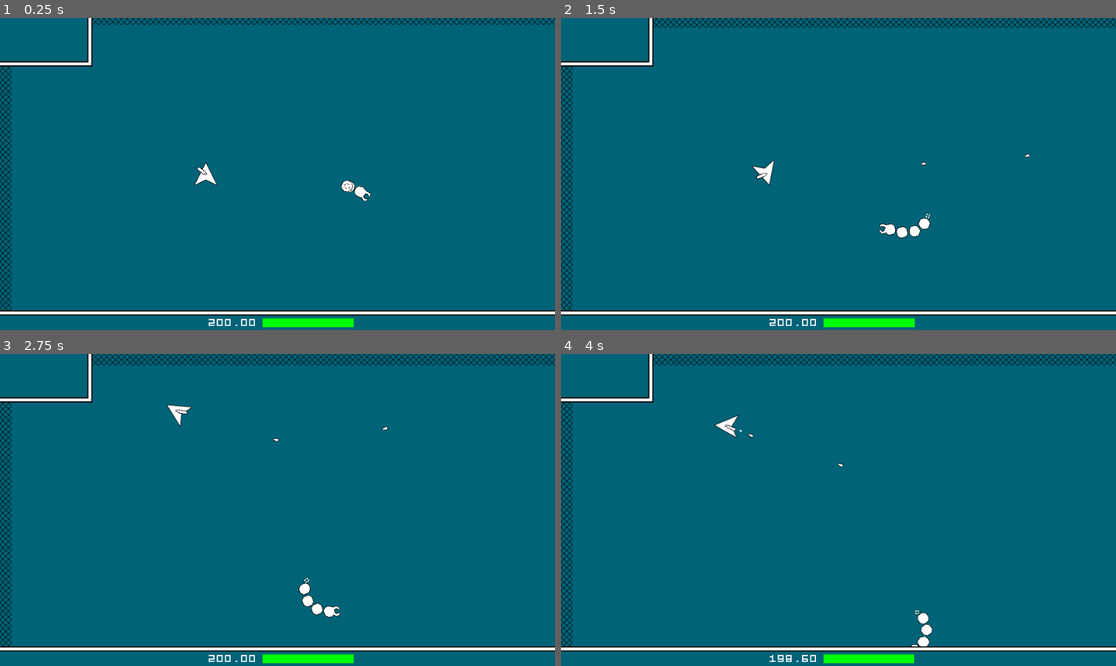
Above: before the commit, frames 1-4 (two rows, left to right).
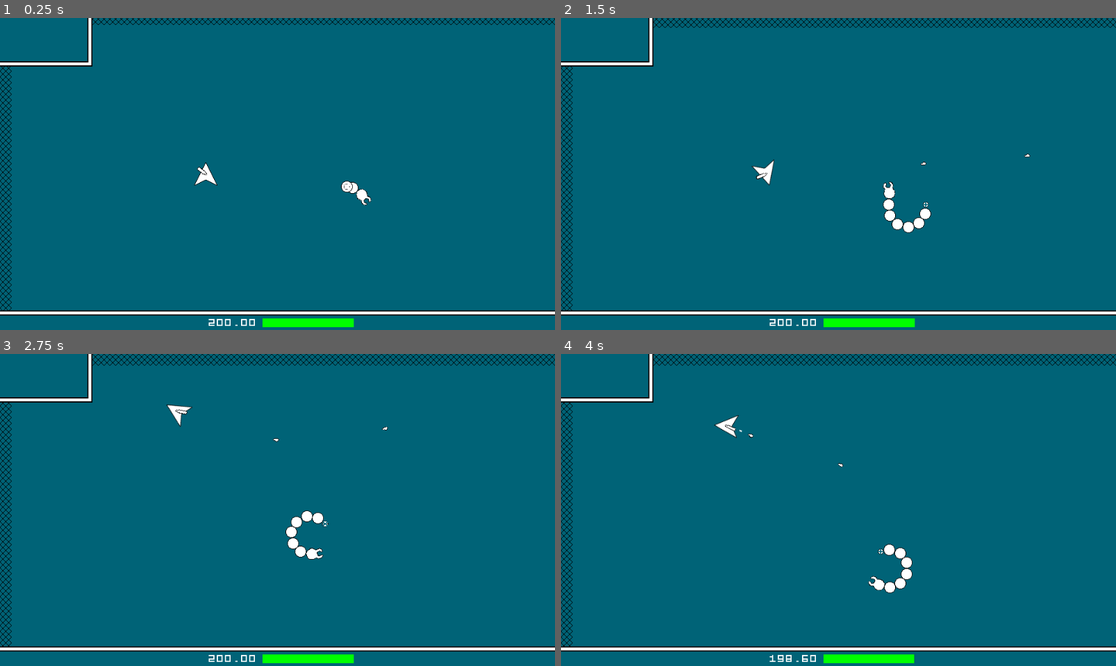
Above: after the commit, the same moments.

Repository: LangII/ProjectSpaceMiner
Game: Godot game, scene res://scenes/Main.tscn
Same seed, same stepped clock (60 frames per second), same inputs: the game is played once before the commit and once after it.
Inputs (mouse positions are in pixels of both pictures, inside the frame that each line leads up to):
- Up to frame 1 (0.25 s): no input
- Up to frame 2 (1.5 s): move the mouse to (960, 158) at 0.52 s; press the mouse at (960, 158) at 0.53 s; hold D (right) 0.53-1.28 s; move the mouse to (727, 189) at 1.27 s; release the mouse at (727, 189) at 1.28 s; hold S (down) from 1.28 s (still down); tap T (test) at 1.35 s
- Up to frame 3 (2.75 s): move the mouse to (333, 441) at 2.02 s; release S (down) at 2.03 s; press the mouse at (333, 441) at 2.03 s; hold D (right) from 2.03 s (still down)
- Up to frame 4 (4 s): move the mouse to (810, 572) at 2.77 s; release D (right) at 2.78 s; release the mouse at (810, 572) at 2.78 s; hold W (up) 2.78-3.53 s; tap T (test) at 2.85 s; move the mouse to (1005, 556) at 3.52 s; press the mouse at (1005, 556) at 3.53 s; hold A (left) from 3.53 s (still down)

The runs differ from the first frame. In frame 1, 0.1% of the frame differs, in the area x 61-67%, y 51-61%; in frame 2, 0.6%; in frame 3, 0.8%, in the area x 51-62%, y 50-85%; in frame 4, 0.7%.

Commit message:
wip clean enemy_02 script

Diff:
--- a/scenes/Enemy02.tscn
+++ b/scenes/Enemy02.tscn
@@ -49,8 +49,35 @@
 [node name="CollisionShape2D" type="CollisionShape2D" parent="Body03"]
 shape = SubResource( 2 )
 
+[node name="Body04" type="Area2D" parent="."]
+position = Vector2( 0, 80 )
+
+[node name="Body04Img" type="Sprite" parent="Body04"]
+texture = ExtResource( 2 )
+
+[node name="CollisionShape2D" type="CollisionShape2D" parent="Body04"]
+shape = SubResource( 2 )
+
+[node name="Body05" type="Area2D" parent="."]
+position = Vector2( 0, 100 )
+
+[node name="Body05Img" type="Sprite" parent="Body05"]
+texture = ExtResource( 2 )
+
+[node name="CollisionShape2D" type="CollisionShape2D" parent="Body05"]
+shape = SubResource( 2 )
+
+[node name="Body06" type="Area2D" parent="."]
+position = Vector2( 0, 120 )
+
+[node name="Body06Img" type="Sprite" parent="Body06"]
+texture = ExtResource( 2 )
+
+[node name="CollisionShape2D" type="CollisionShape2D" parent="Body06"]
+shape = SubResource( 2 )
+
 [node name="Tail" type="Area2D" parent="."]
-position = Vector2( 0, 75 )
+position = Vector2( 0, 135 )
 
 [node name="TailImg" type="Sprite" parent="Tail"]
 texture = ExtResource( 4 )
--- a/scripts/Enemy02.gd
+++ b/scripts/Enemy02.gd
@@ -1,54 +1,38 @@
 
 extends KinematicBody2D
-#extends Area2D
 
 onready var util = get_node('/root/Main/Utilities')
 onready var gameplay = get_node('/root/Main/Gameplay')
 onready var ship = get_node('/root/Main/Gameplay/Ship')
 onready var tilemap = get_node('/root/Main/Gameplay/TileMap')
 
-onready var TAIL_SPIN_SPEED = 2
+
+####################################################################################################
+
 
 onready var spine = []
-onready var segments = {}
+onready var segments_map = {}
 
+onready var TAIL_SPIN_SPEED = 3
 onready var tail_spin_dir = util.getRandomItemFromArray([+1, -1])
 
+### movement
+onready var SPEED = 120
+onready var TURN_SHARPNESS = 3.5
 onready var turn_dir = +1
-
-onready var SPEED = 100
-onready var SPIN = 2.5
 onready var cur_dir = 90
 onready var cur_vector = Vector2(0, SPEED)
 
-onready var cur_dist = 0.0
-
-onready var new_spine = []
-onready var LEN_NEW_SPINE = 500
-
-onready var prev_pos = Vector2(0, 0)
-
-#onready var SPEED_TO_DIST_MODIFIER = 141.9696
-onready var SPEED_TO_DIST_MODIFIER = 65.0
-
-onready var SPINE_TO_SPINE_DIST = 0.0
-
+### segment functionality
 """ TODO:  SEGMENT_COUNT needs to preset the number of 'Body' segments in Enemy. """
-onready var SEGMENT_COUNT = 3
-
+onready var SEGMENT_COUNT = 6
 onready var SEGMENT_DIAMETER = 20
 onready var TAIL_DIAMETER = 10
-
-onready var SEGMENT_TO_SEGMENT_SPINE_COUNT = 0
-onready var SEGMENT_TO_TAIL_SPINE_COUNT = 0
-onready var TOTAL_SPINE_COUNT = 0
-
-"""
-050 = 0.352173 = 141.9756
-100 = 0.704376 = 141.9696
-150 = 1.064880 = 144.0014
-200 = 1.408752 = 141.9696
-"""
+onready var SPEED_TO_DIST_MODIFIER = 65.0
+onready var SPINE_TO_SPINE_DIST = null
+onready var SEGMENT_TO_SEGMENT_SPINE_COUNT = null
+onready var SEGMENT_TO_TAIL_SPINE_COUNT = null
+onready var TOTAL_SPINE_COUNT = null
 
 
 ####################################################################################################
@@ -56,174 +40,67 @@
 
 func _ready() -> void:
 
-#    pass
+    initSpine()
 
-    SPINE_TO_SPINE_DIST = SPEED / SPEED_TO_DIST_MODIFIER
-    print("SPINE_TO_SPINE_DIST = ", SPINE_TO_SPINE_DIST)
+    initSegmentsMap()
 
-    prev_pos = global_position
-
-#    setSegmentCount()
-#    print("SEGMENT_COUNT = ", SEGMENT_COUNT)
-
-    initSpine()
-    print("spine = ", spine)
-    print("len(spine) = ", len(spine))
-
-    initSegments()
-    print("segments = ", segments)
-
-#    moveSegmentsToIgnored()
-
-#    for _i in LEN_NEW_SPINE:  new_spine += [Vector2(0, 0)]
-
-
-#    print("spine = ", spine)
-#    print("segments = ", segments)
+    moveSegmentsToIgnored()
 
 
 func _process(_delta:float) -> void:
 
-#    pass
-
     updateCurDir()
     var col = move_and_collide(getCurVector() * _delta, false)
 
-    spine.push_front(global_position)
-    spine.pop_back()
+    rotation_degrees = cur_dir
 
-    for segment_name in segments.keys():
-#        get_node('Ignored/%s' % [segment_name]).global_position = spine[segments[segment_name]['spine_i']]
-        get_node(segment_name).global_position = spine[segments[segment_name]['spine_i']]
+    updateSpine()
 
+    moveSegmentsAlongSpine()
 
     spinTail()
-#
-    rotation_degrees = cur_dir
-
-#    updateCurDir()
-#
-#
-#    global_position = global_position + getCurVector(_delta)
-#
-#    cur_dist = spine[0].distance_to(global_position)
-
-#    print("(after) global_position = ", global_position)
-
-#    updateSpine()
-
-#    var new_spine = [] + spine
-#    for i in len(spine):
-#        if i == 0:  continue
-#        if cur_dist <= 1:
-#            new_spine[i] = spine[i].move_toward(spine[i - 1], cur_dist)
-#    new_spine[0] = global_position
-#    spine = [] + new_spine
-
-#    for segment_name in segments.keys():
-#        var segment = get_node(segment_name)
-#        var segment = get_node('Ignored/%s' % [segment_name])
-#        segment.global_position = spine[segments[segment_name]['spine_i']]
-#        var going_to = spine[segments[segment_name]['spine_i']]
-#        var new_pos = segment.global_position.move_toward(going_to, SPEED)
-#        segment.global_position = new_pos
-
-#    addToNewSpine(global_position)
-#
-#    var spine_i = getSpineI(0)
-#
-#    $Ignored/Body01.global_position = spine[spine_i]
-
-"""
-TURNOVER NOTES:
-
-    - New attempt:
-        - Populate 'spine' with 'global_position' every frame.
-        - Go through each node on 'spine' and see if it is the correct distance from 'global_position'.
-        Then place 'segment' on that 'node'.
-"""
 
 
 ####################################################################################################
 
 
-#func setSegmentCount() -> void:
-#    for child in get_children():
-#        if child.name.begins_with('Body'):
-#            SEGMENT_COUNT += 1
+func initSpine() -> void:
+    SPINE_TO_SPINE_DIST = SPEED / SPEED_TO_DIST_MODIFIER
+    SEGMENT_TO_SEGMENT_SPINE_COUNT = int(SEGMENT_DIAMETER / SPINE_TO_SPINE_DIST) + 1
+    SEGMENT_TO_TAIL_SPINE_COUNT = int(((SEGMENT_DIAMETER / 2) + (TAIL_DIAMETER / 2)) / SPINE_TO_SPINE_DIST) + 1
+    TOTAL_SPINE_COUNT = (SEGMENT_TO_SEGMENT_SPINE_COUNT * SEGMENT_COUNT) + SEGMENT_TO_TAIL_SPINE_COUNT
+    for i in TOTAL_SPINE_COUNT:  spine += [global_position]
 
 
-func initSpine() -> void:
+func initSegmentsMap() -> void:
 
-    var spine_len = 0
-
-    var spine_pixel_count = (
-        (SEGMENT_DIAMETER / 2) +                # pixels in head
-        (SEGMENT_DIAMETER * SEGMENT_COUNT) +    # pixels in segments
-        (TAIL_DIAMETER / 2)                     # pixels in tail
-    )
-    print("spine_pixel_count = ", spine_pixel_count)
-
-    SEGMENT_TO_SEGMENT_SPINE_COUNT = int(SEGMENT_DIAMETER / SPINE_TO_SPINE_DIST) + 1
-    print("SEGMENT_TO_SEGMENT_SPINE_COUNT = ", SEGMENT_TO_SEGMENT_SPINE_COUNT)
-
-    SEGMENT_TO_TAIL_SPINE_COUNT = int(((SEGMENT_DIAMETER / 2) + (TAIL_DIAMETER / 2)) / SPINE_TO_SPINE_DIST) + 1
-    print("SEGMENT_TO_TAIL_SPINE_COUNT = ", SEGMENT_TO_TAIL_SPINE_COUNT)
-
-    TOTAL_SPINE_COUNT = (SEGMENT_TO_SEGMENT_SPINE_COUNT * SEGMENT_COUNT) + SEGMENT_TO_TAIL_SPINE_COUNT
-    print("TOTAL_SPINE_COUNT = ", TOTAL_SPINE_COUNT)
-
-#    for i in range(global_position.y, $Tail.global_position.y + 1):
-    for i in TOTAL_SPINE_COUNT:
-#        spine += [Vector2(int(global_position.x), int(i))]
-        spine += [global_position]
-
-
-func initSegments() -> void:
-
-#    var segment_names = ['Enemy02']
     var segment_names = []
     for child in get_children():
         if child.name.begins_with('Body'):  segment_names += [child.name]
-#    segment_names += ['Tail']
 
-#    segments['Enemy02'] = {'spine_i': 0}
-
-    var segment_lag = 0
-
+    var segment_lag = 0  # without lag, the segments will naturally space themselves out a little
     for segment_name in segment_names:
-#        var segment_pos = get_node(segment_name).global_position
-#        var looking_for = [int(segment_pos.y), int(segment_pos.x)]
-#        print("segment_pos = ", segment_pos)
-#        var spine_i = spine.find(segment_pos)
-
-        var segment_count = int(segment_name.replace('Body', ''))
-        var spine_i = (SEGMENT_TO_SEGMENT_SPINE_COUNT * segment_count) - 1 - segment_lag
-        segments[segment_name] = {'spine_i': spine_i}
-
+        var segment_num = int(segment_name.replace('Body', ''))
+        var spine_i = (SEGMENT_TO_SEGMENT_SPINE_COUNT * segment_num) - 1 - segment_lag
+        segments_map[segment_name] = {'spine_i': spine_i, 'node': get_node(segment_name)}
         segment_lag += 1
 
-    var tail_spine_i = (SEGMENT_TO_SEGMENT_SPINE_COUNT * SEGMENT_COUNT) + SEGMENT_TO_TAIL_SPINE_COUNT - 1 - segment_lag
-    segments['Tail'] = {'spine_i': tail_spine_i}
+    var tail_spine_i = (
+        (SEGMENT_TO_SEGMENT_SPINE_COUNT * SEGMENT_COUNT) +
+        SEGMENT_TO_TAIL_SPINE_COUNT - 1 - segment_lag
+    )
+    segments_map['Tail'] = {'spine_i': tail_spine_i, 'node': get_node('Tail')}
 
 
 func moveSegmentsToIgnored() -> void:
-    for segment_name in segments.keys():
-#        print("segment_name = ", segment_name)
+    for segment_name in segments_map.keys():
         var segment_node = get_node(segment_name)
         remove_child(segment_node)
         $Ignored.add_child(segment_node)
-#        var pos = spine[segments[segment_name]['spine_i']]
-#        segment_node.global_position = Vector2(pos[1], pos[0])
-
-
-func spinTail() -> void:
-#    $Ignored/Tail/TailImg.rotation_degrees += TAIL_SPIN_SPEED * tail_spin_dir
-    $Tail/TailImg.rotation_degrees += TAIL_SPIN_SPEED * tail_spin_dir
 
 
 func updateCurDir() -> void:
-    cur_dir = cur_dir + (SPIN * turn_dir)
+    cur_dir = cur_dir + (TURN_SHARPNESS * turn_dir)
     var dec = cur_dir - int(cur_dir)
     cur_dir = (int(cur_dir) % 360) + dec
 
@@ -233,40 +110,16 @@
 
 
 func updateSpine() -> void:
-#    spine.push_front(getCurVector())
-#    spine.push_front(global_position)
-
-    var new_pos = spine[0].move_toward(global_position, cur_dist)
-    spine.push_front(new_pos)
-
-    var new_spine = [] + spine
-    for i in len(spine):
-        if i == 0:  continue
-        if cur_dist <= 1:
-            new_spine[i] = spine[i].move_toward(spine[i - 1], cur_dist)
-    spine = [] + new_spine
-#
-#    spine[0] = global_position
-
+    spine.push_front(global_position)
     spine.pop_back()
 
 
-func addToNewSpine(_to_add:Vector2) -> void:
-    new_spine.push_front(_to_add)
-    new_spine.pop_back()
+func moveSegmentsAlongSpine() -> void:
+    for segment_name in segments_map.keys():
+        var segment_node = segments_map[segment_name]['node']
+        var new_pos = spine[segments_map[segment_name]['spine_i']]
+        segment_node.global_position = new_pos
 
 
-func getSpineI(_start:int) -> int:
-    var new_spine_i = -1
-    for i in range(len(new_spine)).slice(_start, len(new_spine)):
-        if new_spine[i] == Vector2(0, 0):  return new_spine_i
-        if new_spine[_start].distance_to(new_spine[i]) > 20:  return i - 1
-    return new_spine_i
-
-
-"""
-
-
-
-
-"""
+func spinTail() -> void:
+    $Ignored/Tail/TailImg.rotation_degrees += TAIL_SPIN_SPEED * tail_spin_dir
